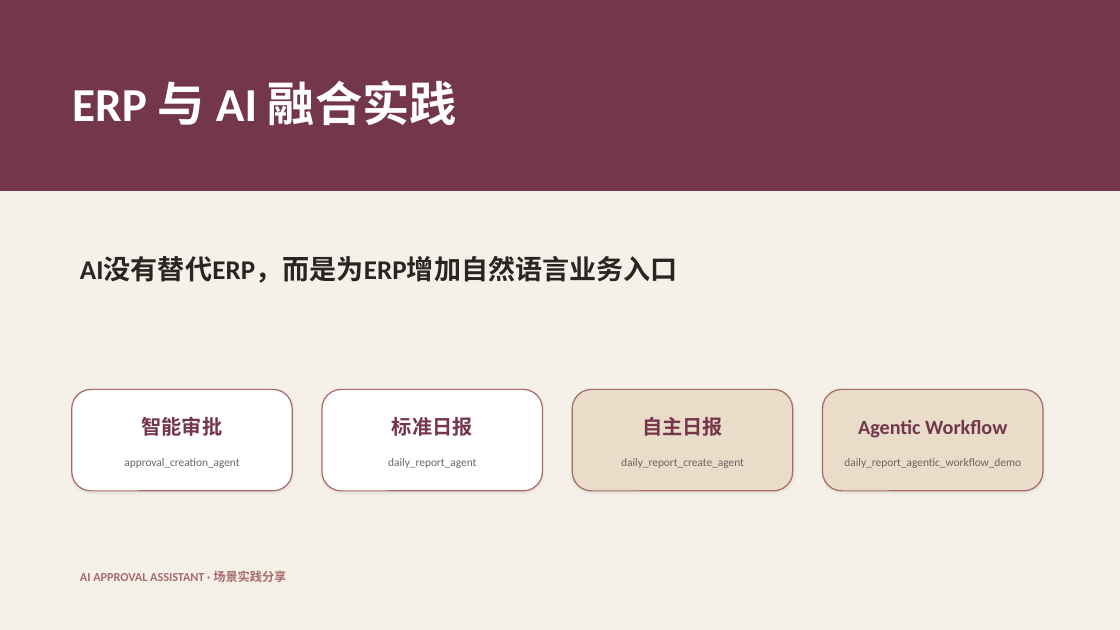
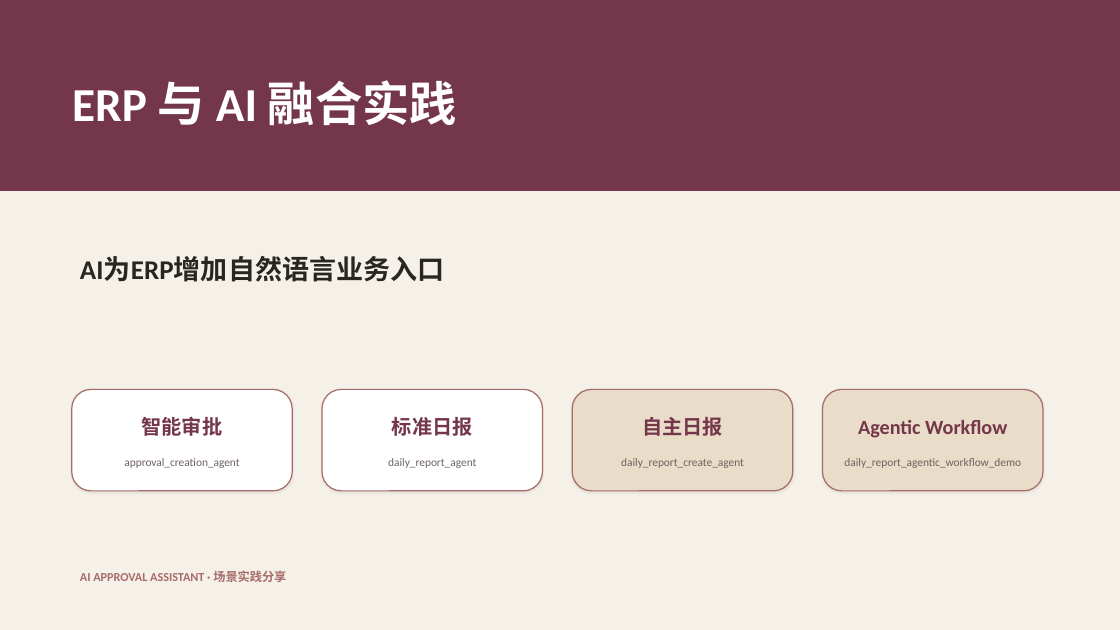
Before and after one commit to sangdongbo/langchain_study, a slide deck: slide 1 of ERP与AI融合实践.pptx. Drawn at 1120x630 pixels with LibreOffice and Linux fonts; fonts in the diff are those of the drawing. Boxes give left, top, right and bottom in pixels: in the first picture for what was removed or moved away, otherwise in the second. Text is boxed around its words. In the diff, an @@ line names an element or a change of style, - is before the commit and + after.

```diff
--- a/ERP与AI融合实践.pptx
+++ b/ERP与AI融合实践.pptx
@@ text at <box>80,257,445,282</box>: text changed @@
-AI没有替代ERP，而是为ERP增加自然语言业务入口
+AI为ERP增加自然语言业务入口
```
Also in this commit, not shown: 7 other slides changed, 46 other files.
